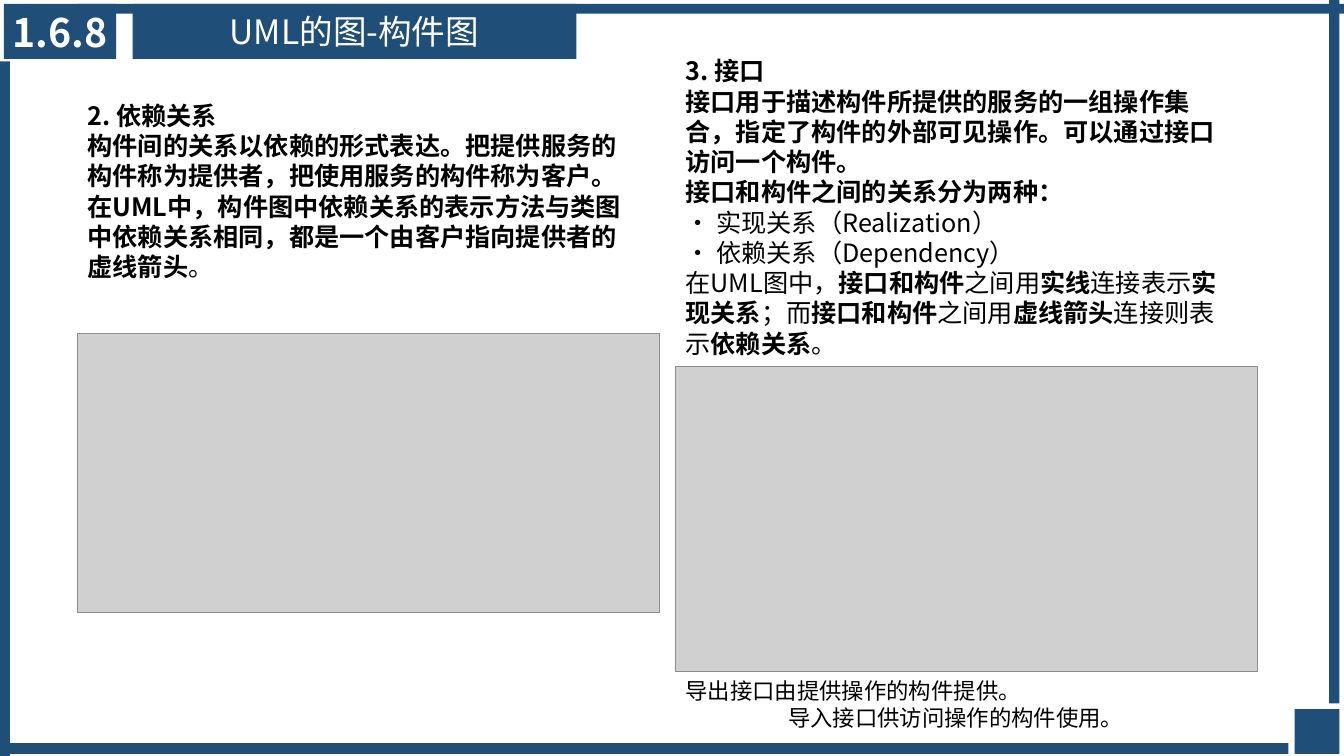
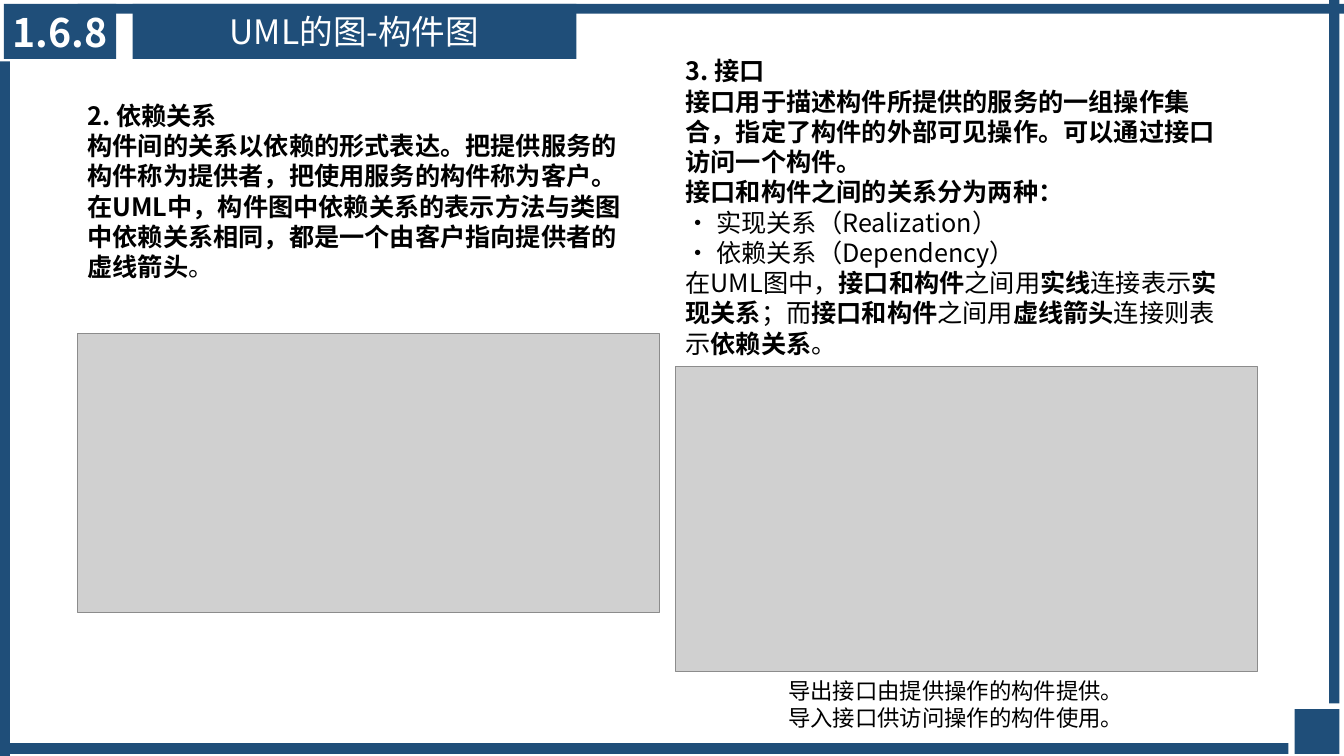
Before and after one commit to ZUCC-SRA2021-G05/Community-GB, a slide deck: slide 55 of 翻转课堂PPT/翻转课堂-UML概述.pptx. Drawn at 1344x756 pixels with LibreOffice and Linux fonts; fonts in the diff are those of the drawing; grey boxes stand for pictures. Boxes give left, top, right and bottom in pixels: in the first picture for what was removed or moved away, otherwise in the second. Text is boxed around its words. In the diff, an @@ line names an element or a change of style, - is before the commit and + after.

```diff
--- a/翻转课堂PPT/翻转课堂-UML概述.pptx
+++ b/翻转课堂PPT/翻转课堂-UML概述.pptx
@@ text at <box>788,680,1123,728</box>: text changed @@
-导出接口由提供操作的构件提供。 导入接口供访问操作的构件使用。
+导出接口由提供操作的构件提供。
+导入接口供访问操作的构件使用。
```
Also in this commit, not shown: 13 other slides changed.
